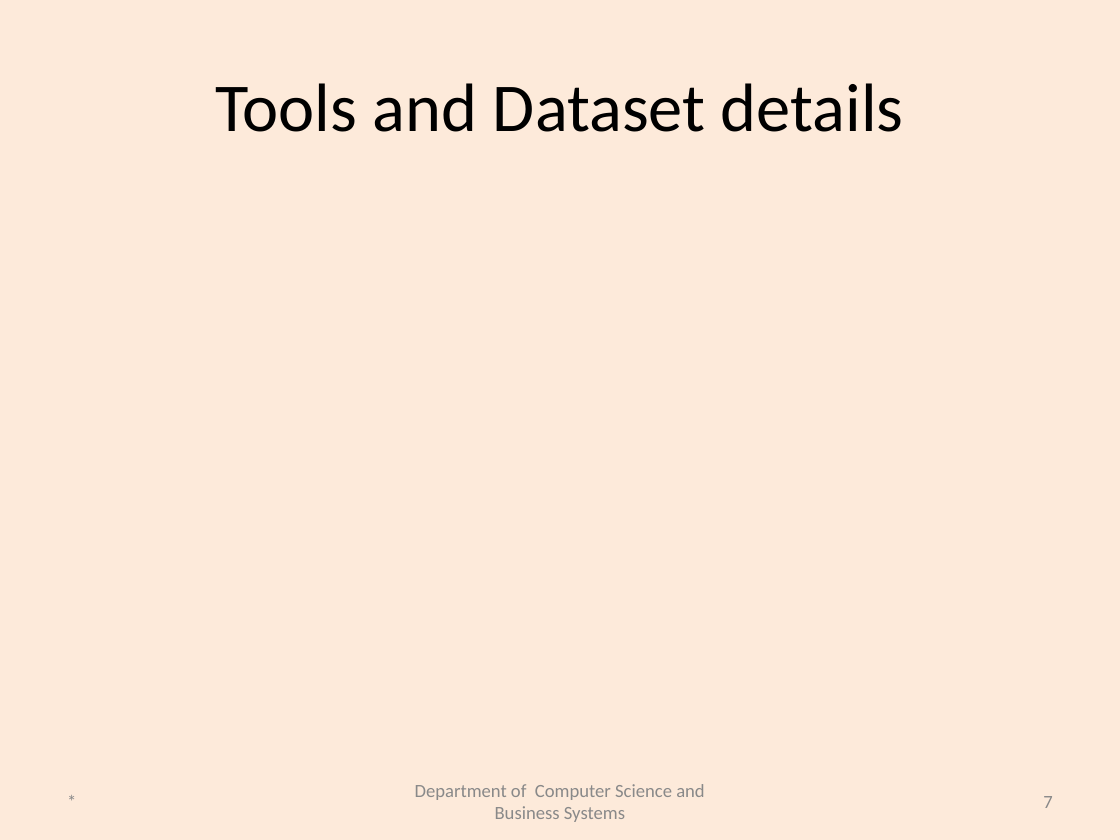
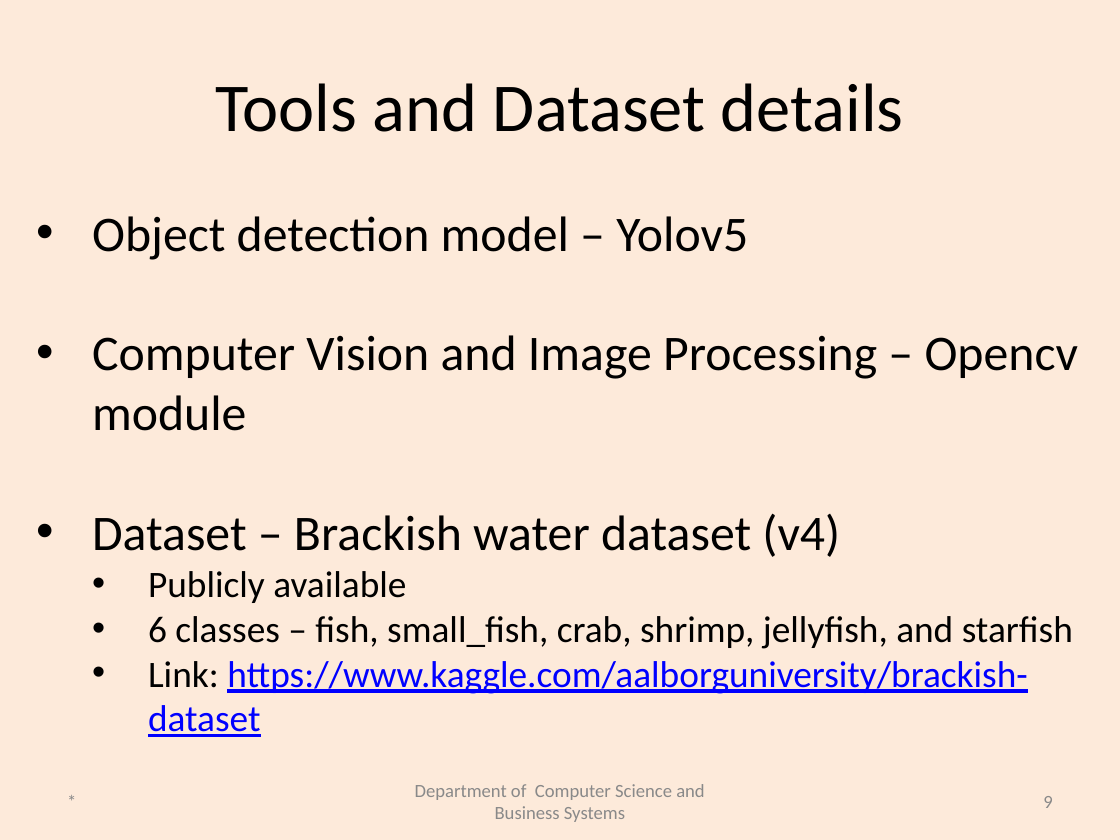
Before and after one commit to aathanush/MiniProject, a slide deck: slide 9 of Review_Template.pptx (slide 7 before the commit). Drawn at 1120x840 pixels with LibreOffice and Linux fonts; fonts in the diff are those of the drawing. Boxes give left, top, right and bottom in pixels: in the first picture for what was removed or moved away, otherwise in the second. Text is boxed around its words. In the diff, an @@ line names an element or a change of style, - is before the commit and + after.

```diff
--- a/Review_Template.pptx
+++ b/Review_Template.pptx
@@ text added at [92, 216, 1078, 737], 24 pt, text #000000 @@
+• Object detection model – Yolov5
+• Computer Vision and Image Processing – Opencv module
+• Dataset – Brackish water dataset (v4)
+  • Publicly available
+  • 6 classes – fish, small_fish, crab, shrimp, jellyfish, and starfish
+  • Link: https://www.kaggle.com/aalborguniversity/brackish-dataset
@@ page number at [1043, 796, 1052, 808]: text changed @@
-7
+9
```
Also in this commit, not shown: 7 other slides changed, 2 slides added, 5 other files.
